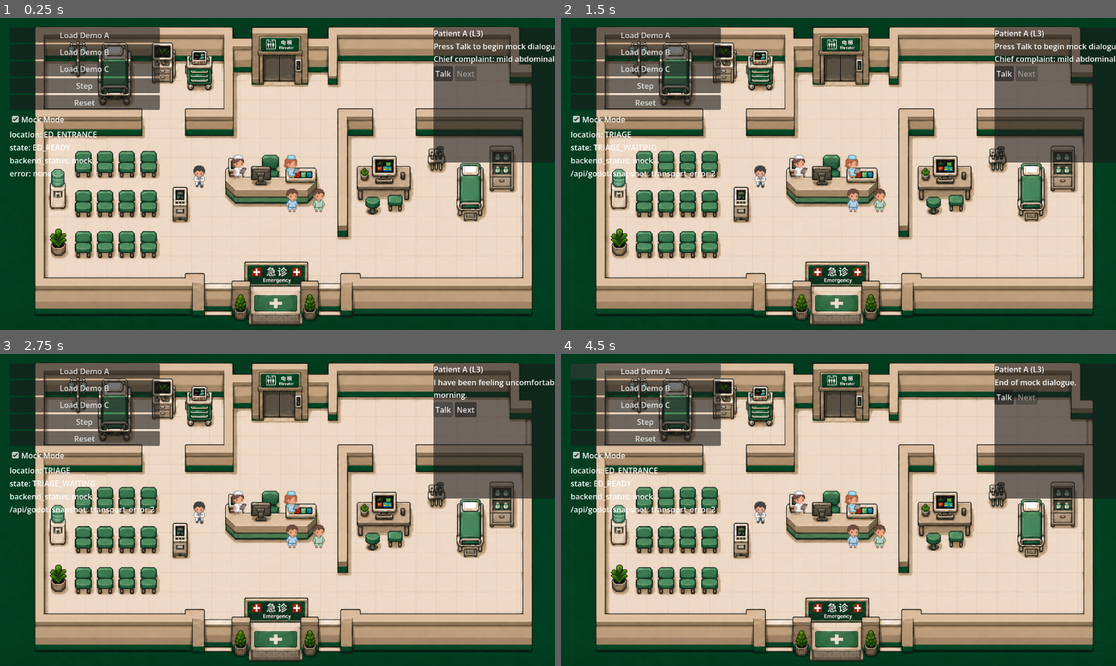
Above: before the commit, frames 1-4 (two rows, left to right).
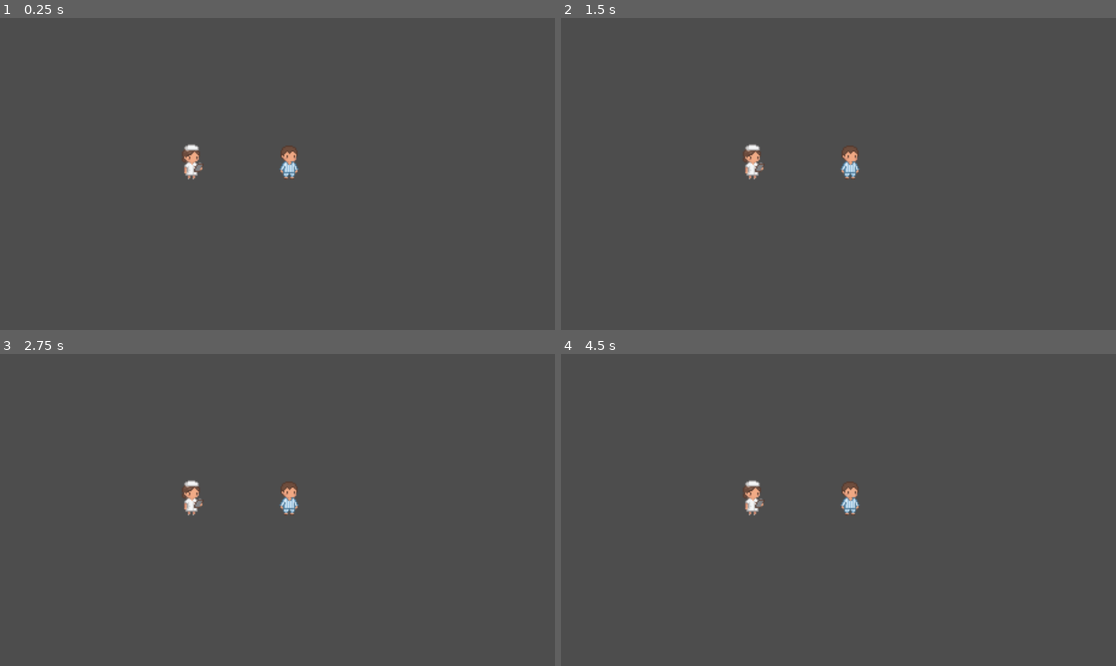
Above: after the commit, the same moments.

Repository: So-cean/MedSquad-
Game: Godot game, scene res://scens/edmas/DialogueTest.tscn
Two runs of this game, one before a commit and one after it. Both use one fixed random seed, a clock stepped at 60 frames per second and the inputs below. Before the commit the project starts from res://scens/edmas/Main_EDMAS.tscn.
Inputs (mouse positions are in pixels of both pictures, inside the frame that each line leads up to):
- Up to frame 1 (0.25 s): no input
- Up to frame 2 (1.5 s): click (644, 86) at 0.5 s, where only the run before the commit has a clickable "Step"; click (644, 117) at 1.25 s, where only the run before the commit has a clickable "Mock Mode"
- Up to frame 3 (2.75 s): click (444, 410) at 2 s, where only the run before the commit has a clickable "Talk"
- Up to frame 4 (4.5 s): click (1027, 410) at 2.75 s, where only the run before the commit has a clickable "Next"; click (1027, 410) at 3.5 s, where only the run before the commit has a clickable "Next"; click (644, 369) at 4.25 s, where only the run before the commit has a clickable "Load Demo A"

The runs differ from the first frame. In frame 1, 95% of the frame differs, in the area x 0-100%, y 0-100%; in frame 2, 95%; in frame 3, 95%; in frame 4, 95%.

Commit message:
switch main scene to DialogueTest for testing

Diff:
--- a/project.godot
+++ b/project.godot
@@ -12,7 +12,7 @@
 
 config/name="EDMAS"
 config/description="Enter an interesting project description here!"
-run/main_scene="res://scens/edmas/Main_EDMAS.tscn"
+run/main_scene="res://scens/edmas/DialogueTest.tscn"
 config/features=PackedStringArray("4.7")
 config/icon="res://icon.png"
 
